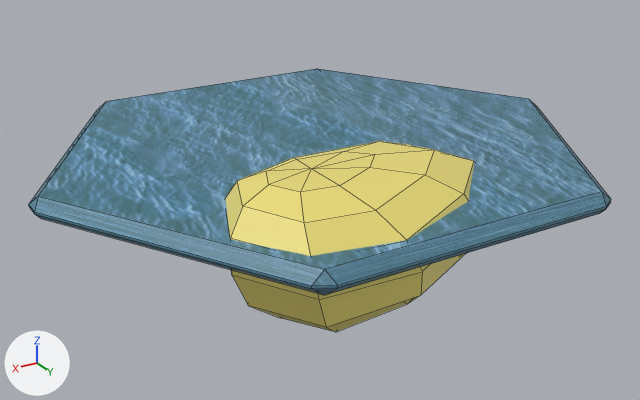
Two versions of the FBX model Content/TileModels/hexagonWasser.fbx, one commit apart.
Before and after are seen from a 50 mm lens placed at (0.866, 1.444, 0.613), pointed at (0.013, 0.022, -0.098). The lights are fixed; the arrows at lower left show +X, +Y and +Z. Mesh edges are drawn as thin lines. Where no turn or scale is listed for an object, it has been applied to the vertices.
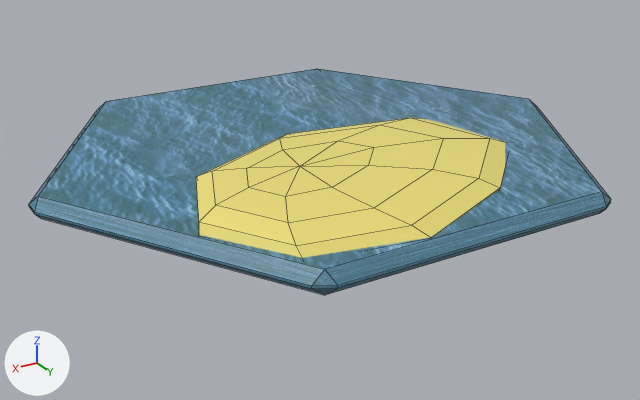
Commit message: Anpassen Wasser-Tile

Where the change shows, as pixel boxes [x1, y1, x2, y2] in the pictures (640 x 400 px; the box of a moved part takes in the faces that stretch with it):
'Cylinder.001', reshaped, shading changed (14% shorter): before [29, 69, 611, 332]; after [29, 69, 611, 295]
part 1 of me_cylinder_003, moved or reshaped: before [226, 141, 474, 332]; after [196, 118, 506, 258]
part 2 of me_cylinder_003, shading changed: [29, 69, 611, 295] in both

The change in detail:
me_cylinder_003 is used by ob_cylinder_001; location (0.0, 0.0, 0.0).
me_cylinder_003 had 94 vertices, 102 faces and spanned x -0.574..0.574, y -0.501..0.501, z -0.155..0.077.
me_cylinder_003 now has 94 vertices, 102 faces and spans x -0.574..0.574, y -0.501..0.501, z -0.021..0.053.
me_cylinder_003 part 1: the loose piece of 58 vertices spanning x -0.223..0.357, y 0.046..0.486, z -0.155..0.077 is multiplied about its middle by the matrix ((1.223, 0.005, -0.025), (-0.005, 1.223, -0.01), (0.006, 0.003, 0.302)), then moved by (-0.033, -0.06, 0.055).
me_cylinder_003 part 2: edges marked sharp go from 192 to 188.
